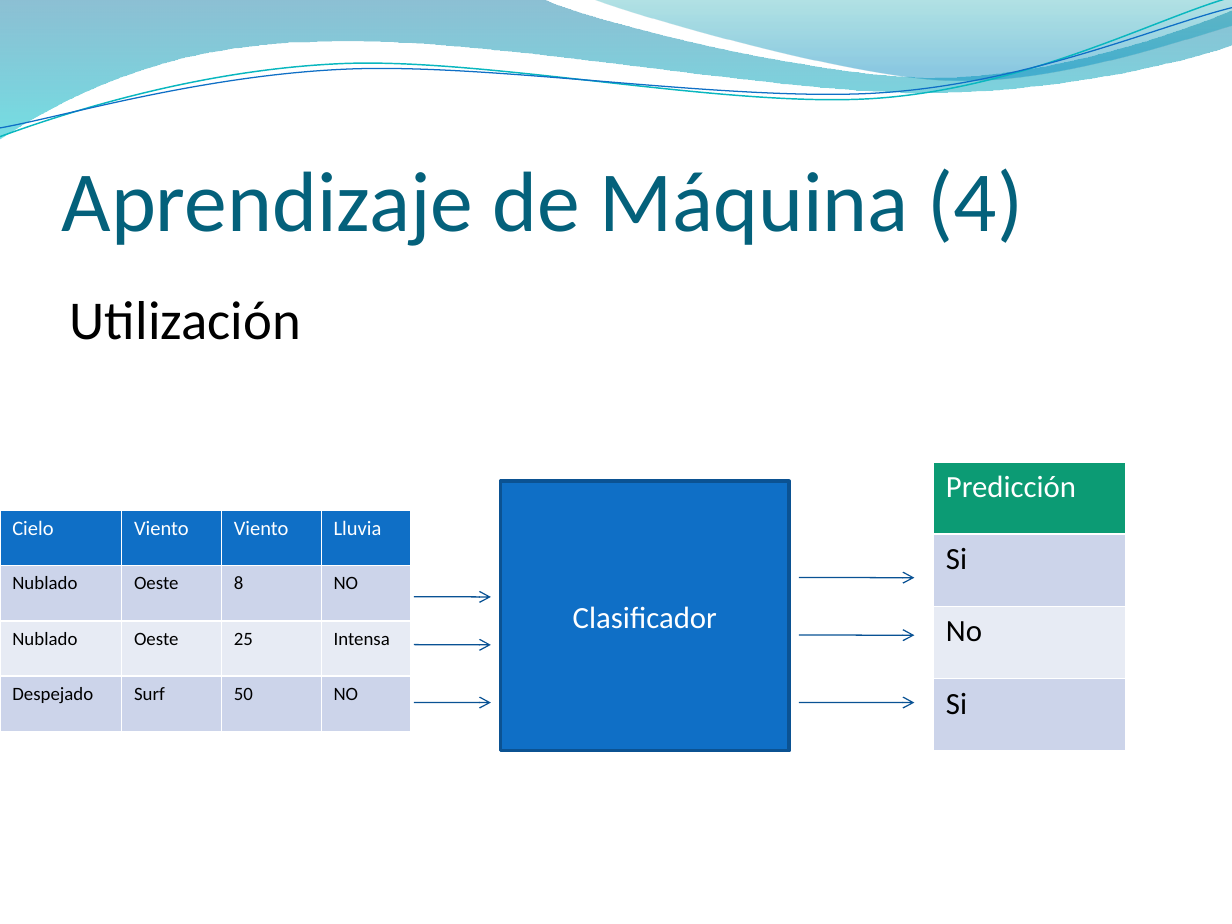
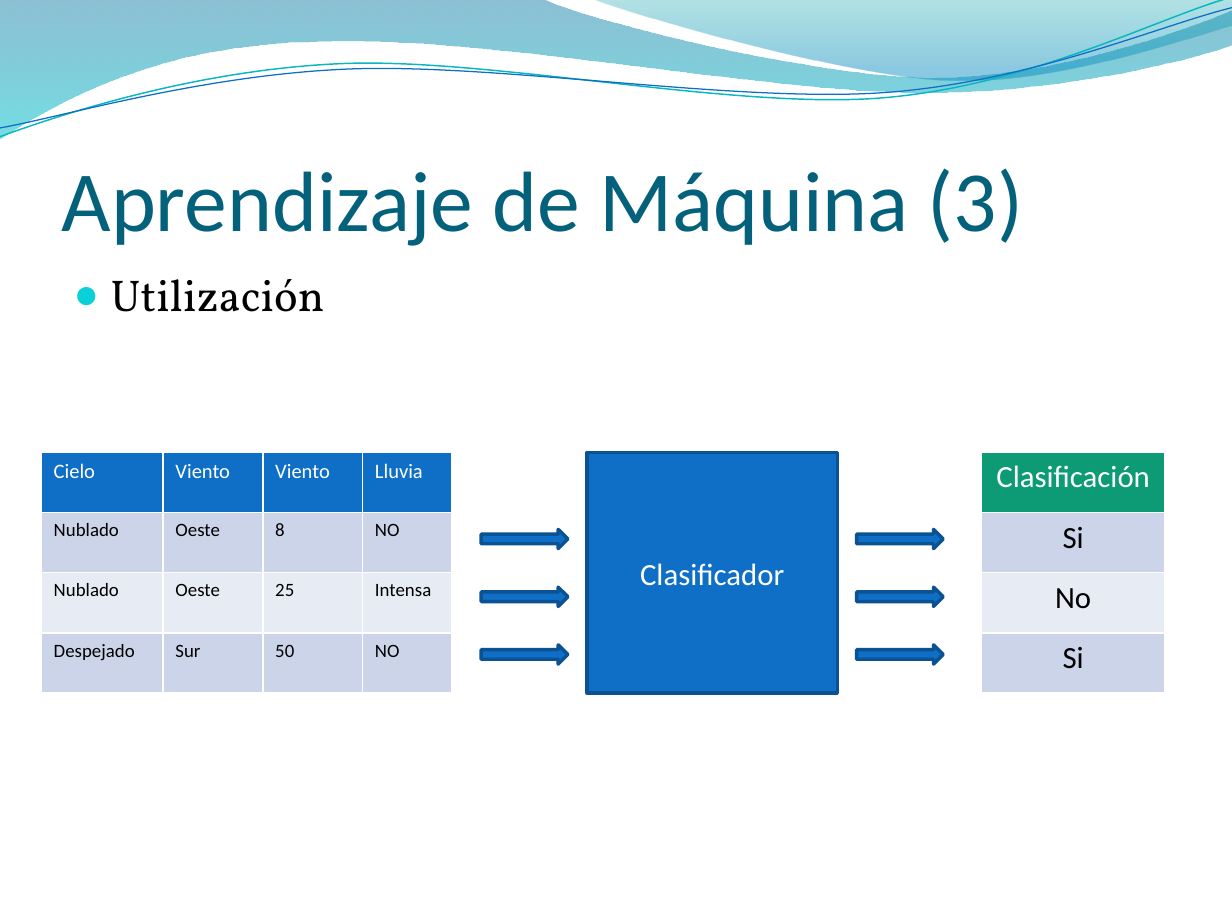
Before and after one commit to jaffadog/neuralito, a slide deck: slide 14 of neuralito/ArfGen/docs/Entregas/Informe Final/presentacion/esteban2.pptx (slide 16 before the commit). Drawn at 1232x924 pixels with LibreOffice and Linux fonts; fonts in the diff are those of the drawing; background and template pictures are left out. Boxes give left, top, right and bottom in pixels: in the first picture for what was removed or moved away, otherwise in the second. Text is boxed around its words. In the diff, an @@ line names an element or a change of style, - is before the commit and + after.

```diff
--- a/neuralito/ArfGen/docs/Entregas/Informe Final/presentacion/esteban2.pptx
+++ b/neuralito/ArfGen/docs/Entregas/Informe Final/presentacion/esteban2.pptx
@@ title at bbox=[62, 168, 1023, 246]: text changed @@
-Aprendizaje de Máquina (4)
+Aprendizaje de Máquina (3)
@@ text "Utilización": place and size @@
-text "Utilización" at bbox=[70, 301, 301, 340]
+text "Utilización" at bbox=[111, 279, 325, 312]
@@ text "Utilización" at bbox=[111, 279, 325, 312]: size 32 to 26 pt, font Calibri to Vollkorn; bullet none to ●; more space between paragraphs @@
@@ table at bbox=[42, 452, 453, 692] @@
-row 4, column 2: Surf
+row 4, column 2: Sur
@@ alignment left to justified @@
@@ table: place and size @@
-table at bbox=[0, 510, 411, 732]
+table at bbox=[42, 452, 453, 692]
@@ rectangle "Clasificador": place and size @@
-rectangle "Clasificador" at bbox=[500, 482, 788, 752]
+rectangle "Clasificador" at bbox=[588, 452, 838, 692]
@@ table at bbox=[982, 452, 1164, 692] @@
-row 1, column 1: Predicción
+row 1, column 1: Clasificación
@@ alignment left to centre @@
@@ table: place and size @@
-table at bbox=[934, 462, 1126, 750]
+table at bbox=[982, 452, 1164, 692]
@@ right arrow added at bbox=[482, 530, 568, 549], fill #0F6FC6, outline #0B5292 2 pt @@
@@ right arrow added at bbox=[856, 530, 942, 549], fill #0F6FC6, outline #0B5292 2 pt @@
@@ arrow removed from (414, 596) to (490, 598) @@
@@ right arrow added at bbox=[482, 588, 568, 607], fill #0F6FC6, outline #0B5292 2 pt @@
@@ arrow removed from (798, 578) to (914, 578) @@
@@ right arrow added at bbox=[856, 588, 942, 607], fill #0F6FC6, outline #0B5292 2 pt @@
@@ arrow removed from (414, 644) to (490, 644) @@
@@ right arrow added at bbox=[482, 644, 568, 664], fill #0F6FC6, outline #0B5292 2 pt @@
@@ arrow removed from (798, 634) to (914, 636) @@
@@ right arrow added at bbox=[856, 644, 942, 664], fill #0F6FC6, outline #0B5292 2 pt @@
@@ arrow removed from (414, 702) to (490, 702) @@
@@ arrow removed from (798, 702) to (914, 702) @@
```
Also in this commit, not shown: 21 other slides changed, 3 slides added, 1 slide removed.
